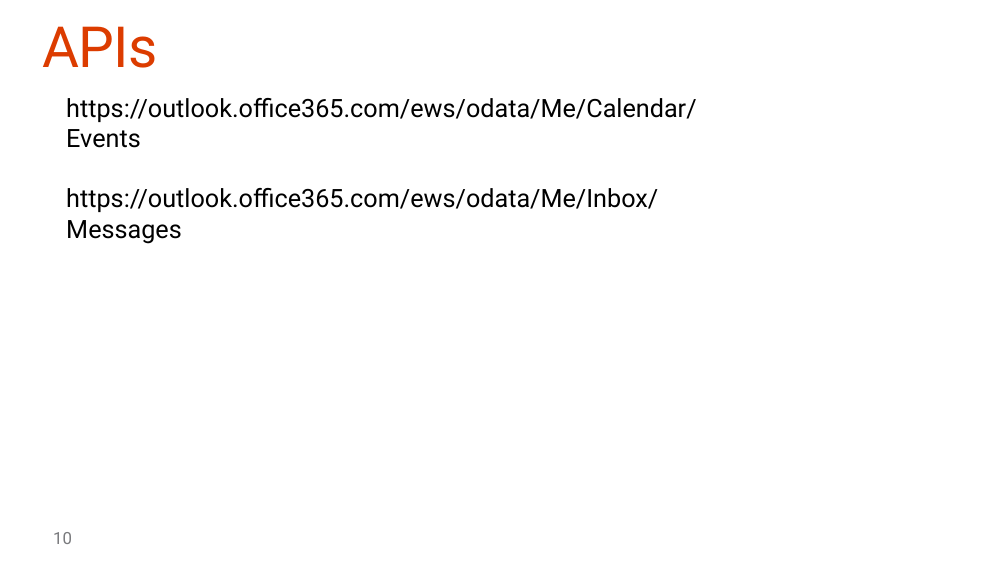
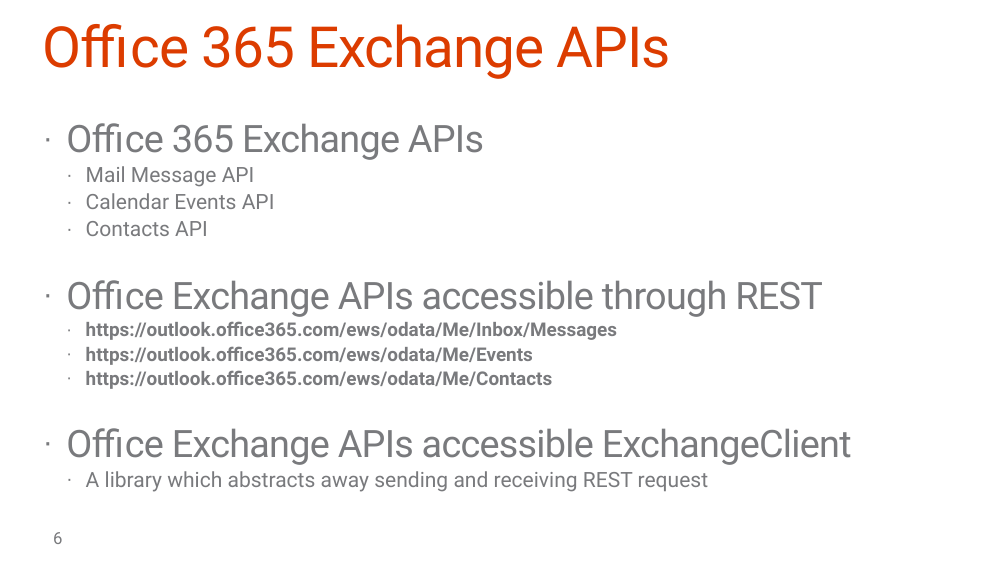
Before and after one commit to OfficeDev/TrainingContent, a slide deck: slide 6 of O3653-2 Deep Dive into Office 365 APIs for Calendar, Mail, and Contacts/O3653-2 Deep Dive into Office 365 APIs for Calendar, Mail, and Contacts.pptx (slide 10 before the commit). Drawn at 1008x567 pixels with LibreOffice and Linux fonts; fonts in the diff are those of the drawing; background and template pictures are left out. Boxes give left, top, right and bottom in pixels: in the first picture for what was removed or moved away, otherwise in the second. Text is boxed around its words. In the diff, an @@ line names an element or a change of style, - is before the commit and + after.

Commit message:
Final Deck and Demos for Mail. Events and Calendars

```diff
--- a/O3653-2 Deep Dive into Office 365 APIs for Calendar, Mail, and Contacts/O3653-2 Deep Dive into Office 365 APIs for Calendar, Mail, and Contacts.pptx
+++ b/O3653-2 Deep Dive into Office 365 APIs for Calendar, Mail, and Contacts/O3653-2 Deep Dive into Office 365 APIs for Calendar, Mail, and Contacts.pptx
@@ title at <box>43,24,671,79</box>: text changed @@
-APIs
+Office 365 Exchange APIs
@@ text removed at <box>66,98,696,244</box> @@
-https://outlook.office365.com/ews/odata/Me/Calendar/Events
-https://outlook.office365.com/ews/odata/Me/Inbox/Messages
@@ text added at <box>66,123,852,492</box>, 18 pt, text #797A7D @@
+· Office 365 Exchange APIs
+  · Mail Message API
+  · Calendar Events API
+  · Contacts API
+· Office Exchange APIs accessible through REST
+  · https://outlook.office365.com/ews/odata/Me/Inbox/Messages
+  · https://outlook.office365.com/ews/odata/Me/Events
+  · https://outlook.office365.com/ews/odata/Me/Contacts
+· Office Exchange APIs accessible ExchangeClient
+  · A library which abstracts away sending and receiving REST request
@@ page number at <box>53,532,62,544</box>: text changed @@
-10
+6
```
Also in this commit, not shown: 13 other slides changed, 14 slides added, 7 slides removed, 8 other files.
